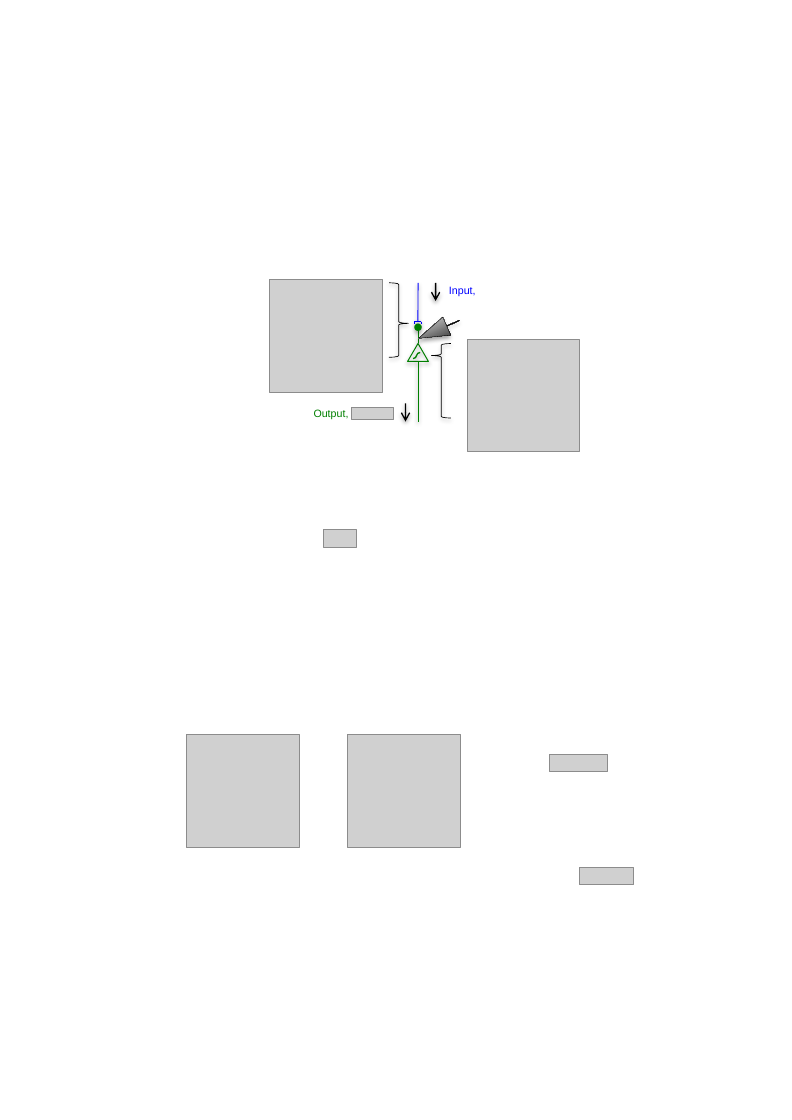
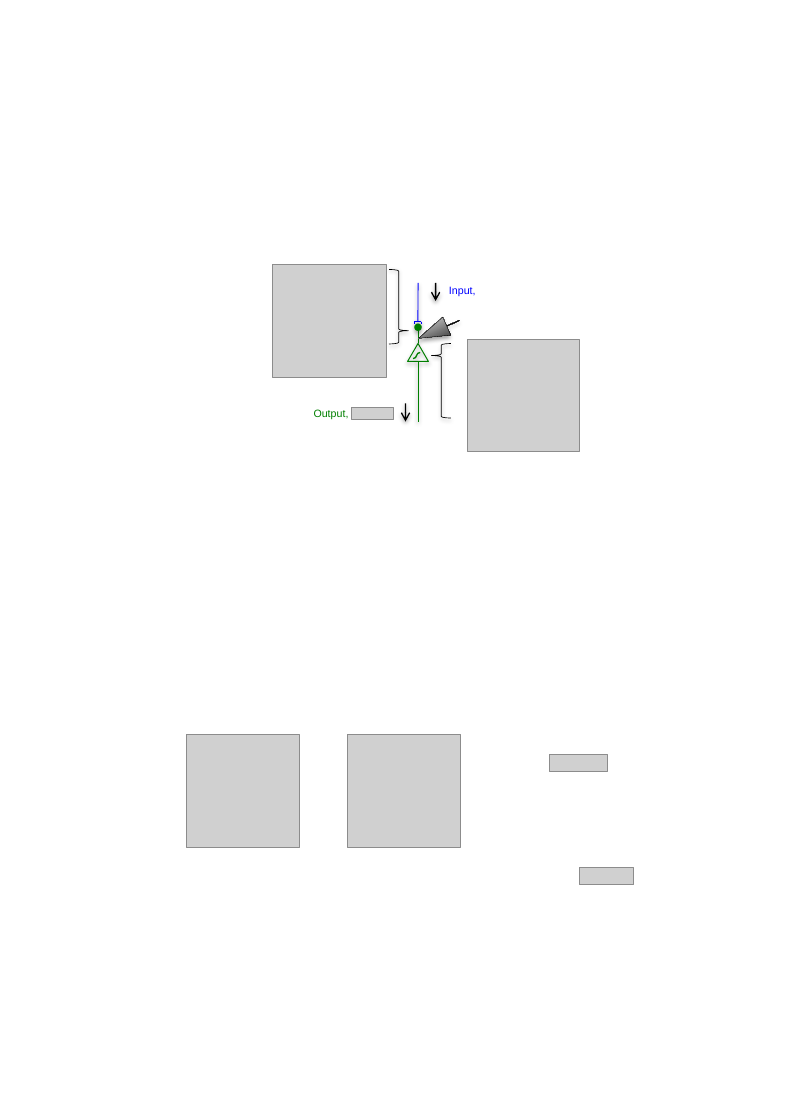
Before and after one commit to kelvinlayton/CRLBNeuro, a slide deck: slide 6 of manuscript/figures/ppt/Figures_plos.pptx. Drawn at 792x1120 pixels with LibreOffice and Linux fonts; fonts in the diff are those of the drawing; grey boxes stand for pictures; background and template pictures are left out. Boxes give left, top, right and bottom in pixels: in the first picture for what was removed or moved away, otherwise in the second. Text is boxed around its words. In the diff, an @@ line names an element or a change of style, - is before the commit and + after.

```diff
--- a/manuscript/figures/ppt/Figures_plos.pptx
+++ b/manuscript/figures/ppt/Figures_plos.pptx
@@ picture: place and size @@
-picture at [270,279,383,392]
+picture at [273,264,386,377]
@@ right brace: place and size @@
-right brace at [389,283,408,357]
+right brace at [389,269,408,344]
@@ right brace at [389,269,408,344]: proportions changed @@
@@ picture removed at [323,530,356,547] @@
```
Also in this commit, not shown: 2 slides added, 1 other file.
